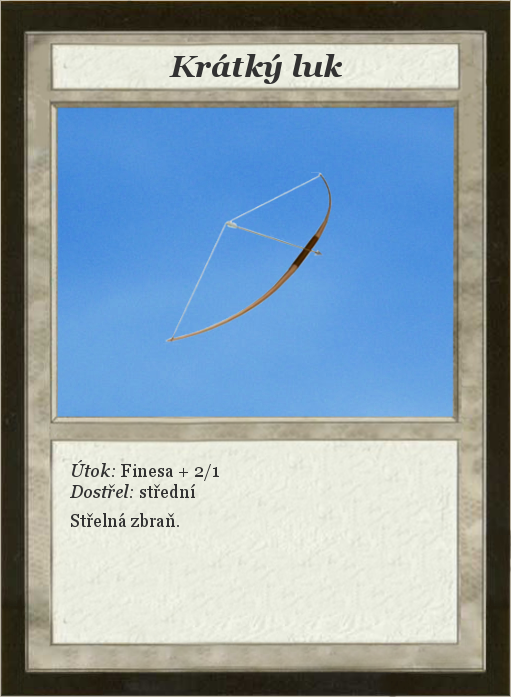
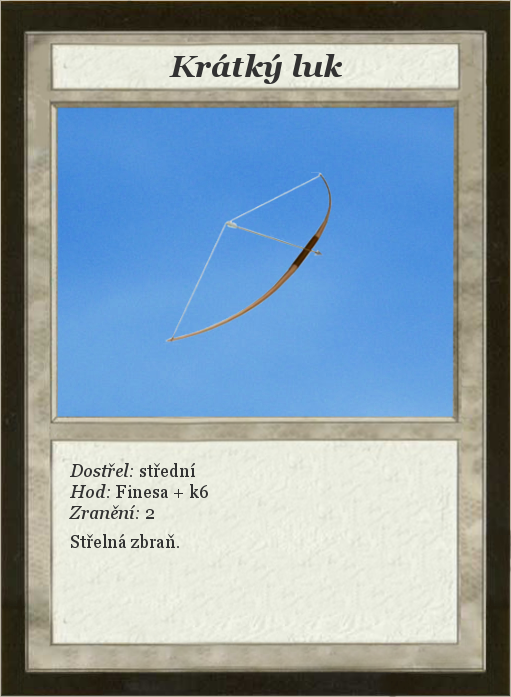
Two versions of the same layered image (511px x 697px). Layer-by-layer changes:
renamed "Útok: Finesa + 2/1 ..." to "Dostřel: střední ...", painted on it over <box>69,460,219,548</box>
